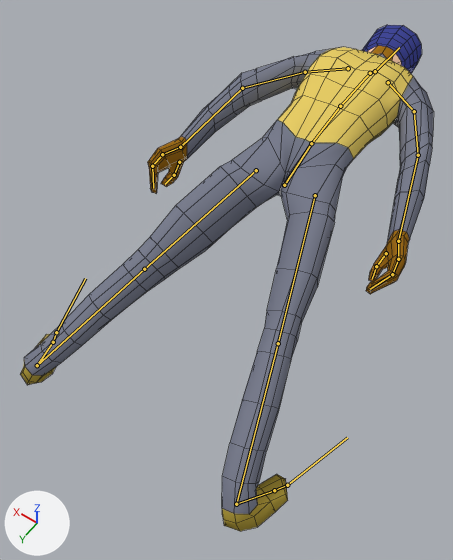
The Blender file Assets/Models/Characters/jumper.blend: old version first, new version second.
One viewpoint serves both versions: a 50 mm lens placed at (-0.594, 0.344, 1.558), pointed at (0.048, -0.555, 0.145). The lights are fixed; the arrows at lower left show +X, +Y and +Z. Both versions are drawn at frame 1 of the action 'Flight-Lo'; the numbers are the values there. The bones that bend it are drawn over the model as lines. Mesh edges are drawn as thin lines.
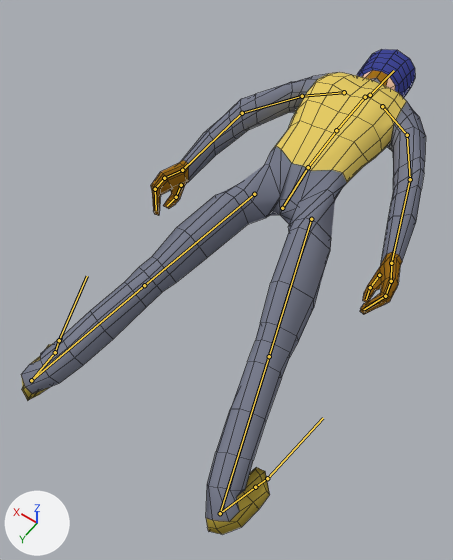
Changed parts and their boxes (x1, y1, x2, y2) in the pictures (453 x 560 px):
```json
{"object": "Cube", "change": "posed", "before": [20, 25, 434, 531], "after": [21, 49, 426, 534]}
{"bone": "Hips", "before": "(284, 185) to (311, 143)", "after": "(282, 208) to (308, 167)"}
```

The change, as JSON lines over the scene's bpy script:
```json
{"block": "bone_hips", "where": "bone_hips = bpy.data.objects['Armature'].pose.bones['Hips']"}
{"op": "set", "path": "bone_hips.location", "old": "(0.0, -0.413, 0.803)", "new": "(0.0, -0.501, 0.81)"}
{"block": "bone_leg_ik_l", "where": "bone_leg_ik_l = bpy.data.objects['Armature'].pose.bones['Leg IK.L']"}
{"op": "set", "path": "bone_leg_ik_l.location", "old": "(0.25, 0.036, -0.059)", "new": "(0.23, 0.097, -0.046)"}
{"op": "set", "path": "bone_leg_ik_l.rotation_quaternion", "old": "(0.985, -0.02, -0.011, 0.173)", "new": "(0.988, 0.102, -0.063, 0.1)", "note": "degrees (-3, -1, 20) -> degrees (11, -8, 11)"}
{"block": "bone_leg_ik_r", "where": "bone_leg_ik_r = bpy.data.objects['Armature'].pose.bones['Leg IK.R']"}
{"op": "set", "path": "bone_leg_ik_r.location", "old": "(-0.25, 0.036, -0.059)", "new": "(-0.23, 0.097, -0.046)"}
{"op": "set", "path": "bone_leg_ik_r.rotation_quaternion", "old": "(0.985, -0.02, 0.011, -0.173)", "new": "(0.988, 0.102, 0.063, -0.1)", "note": "degrees (-3, 1, -20) -> degrees (11, 8, -11)"}
```
